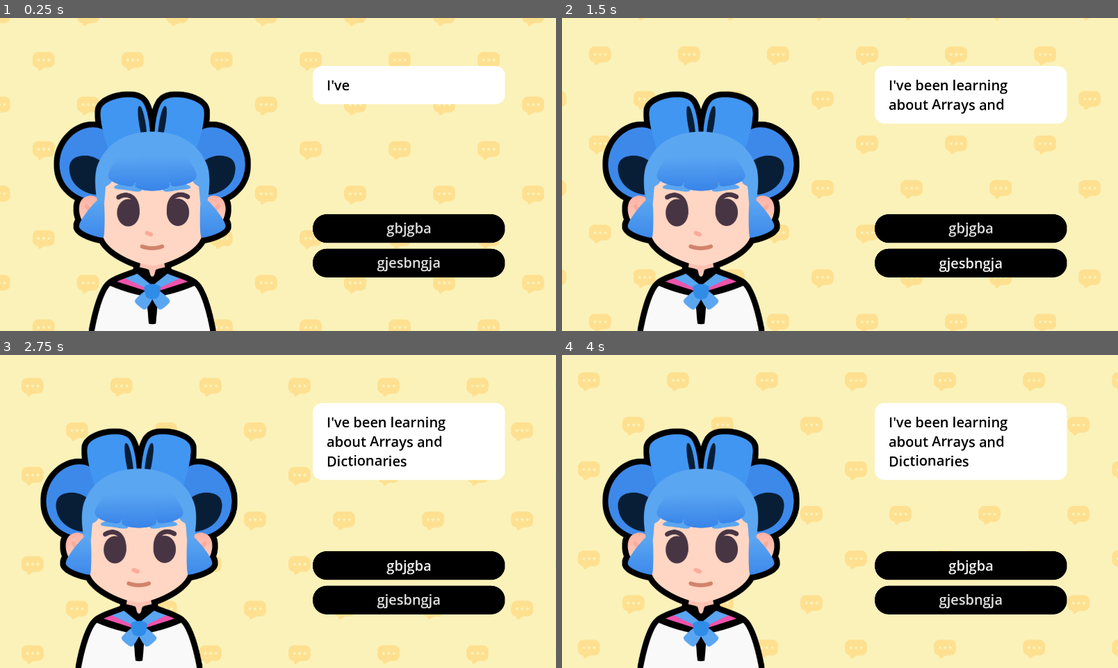
Above: before the commit, frames 1-4 (two rows, left to right).
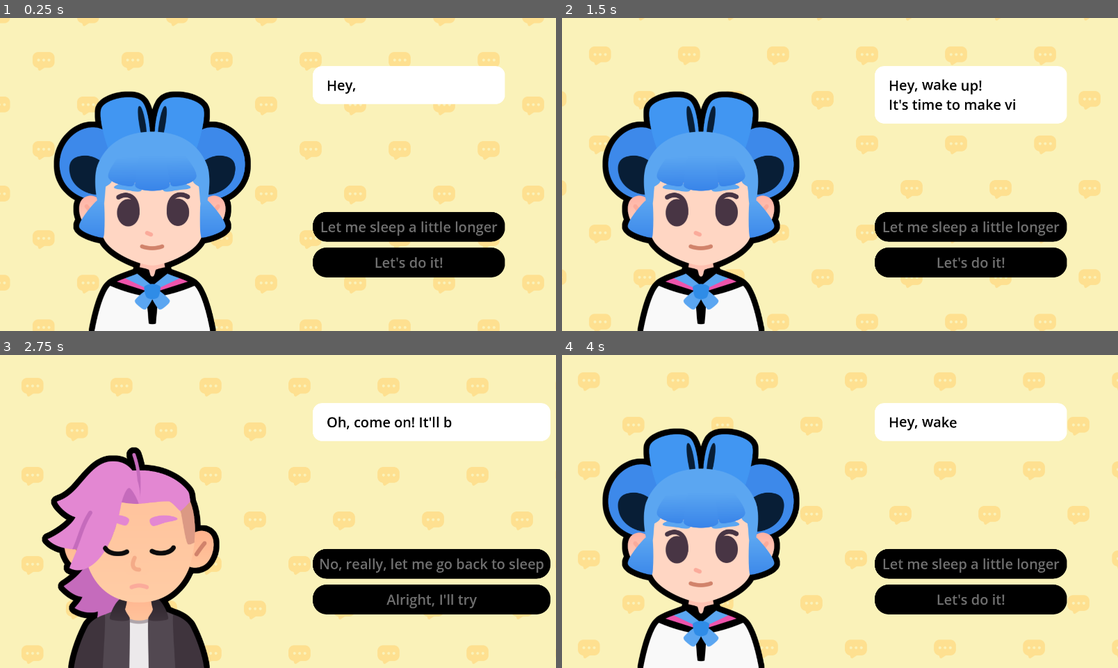
Above: after the commit, the same moments.

Repository: keliang5/2d-GameDev-Course
Game: Godot game, scene res://lessons/dialogue.tscn
The game is run twice, just before and just after one commit, with the same random seed, the same clock (stepped at 60 frames per second) and the same inputs. Sound files missing from this copy of the repository are replaced by a short silence.
Inputs (mouse positions are in pixels of both pictures, inside the frame that each line leads up to):
- Up to frame 1 (0.25 s): no input
- Up to frame 2 (1.5 s): click (973, 227) at 0.5 s, where only the run before the commit has a clickable "gbjgba"; click (973, 262) at 1.25 s, where only the run before the commit has a clickable "gjesbngja"
- Up to frame 3 (2.75 s): click (411, 564) at 2 s, where only the run after the commit has a clickable "Let me sleep a little longer"
- Up to frame 4 (4 s): click (973, 564) at 2.75 s, where only the run before the commit has a clickable "gbjgba"; click (995, 564) at 3.5 s, where only the run after the commit has a clickable "No, really, let me go back to…"

The runs differ from the first frame. In frame 1, 1.5% of the frame differs, in the area x 56-91%, y 19-82%; in frame 2, 2.3%; in frame 3, 28%, in the area x 7-99%, y 15-100%; in frame 4, 6.3%.

Commit message:
M8 L4 Complete

Diff:
--- a/M08.start_a_dialog_workbook/lessons/dialogue.gd
+++ b/M08.start_a_dialog_workbook/lessons/dialogue.gd
@@ -18,41 +18,38 @@
 var dialogue_items: Array[Dictionary] = [
 	{
 		"expression": expressions["regular"],
-		"text": "I've been learning about [wave]Arrays and Dictionaries[/wave]",
-		"character": bodies["sophia"]
+		"text": "[wave]Hey, wake up![/wave]\nIt's time to make video games.",
+		"character": bodies["sophia"],
+		"choices": {
+			"Let me sleep a little longer": 2,
+			"Let's do it!": 1,
+		},
 	},
 	{
-		"expression": expressions["regular"],
-		"text": "How has it been going?",
-		"character": bodies["pink"]
+		"expression": expressions["happy"],
+		"text": "Great! Your first task will be to write a [b]dialogue tree[/b].",
+		"character": bodies["sophia"],
+		"choices": {
+			"I will do my best": 3,
+			"No, let me go back to sleep": 2,
+		},
 	},
 	{
 		"expression": expressions["sad"],
-		"text": "... Well... it is a little bit [shake]complicated[/shake]!",
-		"character": bodies["sophia"]
-	},
-	{
-		"expression": expressions["sad"],
-		"text": "Oh!",
-		"character": bodies["pink"]
-	},
-	{
-		"expression": expressions["regular"],
-		"text": "I believe in you!",
-		"character": bodies["pink"]
+		"text": "Oh, come on! It'll be fun.",
+		"character": bodies["pink"],
+		"choices": {
+			"No, really, let me go back to sleep": 0,
+			"Alright, I'll try": 1,
+		},
 	},
 	{
 		"expression": expressions["happy"],
-		"text": "If you stick to it, you'll eventually make it!",
-		"character": bodies["pink"]
+		"text": "That's the spirit! [wave]You can do it![/wave]",
+		"character": bodies["pink"],
+		"choices": {"Okay! (Quit)": - 1},
 	},
-	{
-		"expression": expressions["happy"],
-		"text": "That's it! Let's [tornado freq=3.0][rainbow val=1.0]GOOOOOO!!![/rainbow][/tornado]",
-		"character": bodies["sophia"]
-	}
 ]
-
 
 ## UI element that shows the texts
 @onready var rich_text_label: RichTextLabel = %RichTextLabel
@@ -81,6 +78,7 @@
 	rich_text_label.text = current_item["text"]
 	expression_texture_rect.texture = current_item["expression"]
 	body.texture = current_item["character"]
+	create_buttons(current_item["choices"])
 
 	# We set the initial visible ratio to the text to 0, so we can change it in the tween
 	rich_text_label.visible_ratio = 0.0
@@ -106,7 +104,25 @@
 	# We animate the character sliding in.
 	slide_in()
 
+	for button:Button in action_buttons_v_box_container.get_children():
+		button.disabled = true
+	tween.finished.connect (func()-> void:
+		for  button: Button in action_buttons_v_box_container.get_children():
+			button.disabled = false
+		)
 
+func create_buttons(choices_data:Dictionary) -> void:
+	for button in action_buttons_v_box_container.get_children():
+		button.queue_free()
+	for choice_text in choices_data:
+		var button := Button.new()
+		action_buttons_v_box_container.add_child(button)
+		button.text = choice_text
+		var target_line_idx: int = choices_data[choice_text]
+		if target_line_idx == -1:
+			button.pressed.connect(get_tree().quit)
+		else:
+			button.pressed.connect(show_text.bind(target_line_idx))
 
 
 ## Animates the character when they start talking
--- a/M08.start_a_dialog_workbook/practices/L4.P1.populate_inventory/populate_inventory.gd
+++ b/M08.start_a_dialog_workbook/practices/L4.P1.populate_inventory/populate_inventory.gd
@@ -22,3 +22,6 @@
 		var button := InventorySlotButton.new()
 		# Assign the item's name and amount to the button properties.
 		# Don't forget to add the button to the grid container.
+		button.text = item_name
+		button.amount = items_list[item_name]
+		grid_container.add_child(button)
--- a/M08.start_a_dialog_workbook/practices/L4.P1.populate_inventory/populate_inventory.tscn
+++ b/M08.start_a_dialog_workbook/practices/L4.P1.populate_inventory/populate_inventory.tscn
@@ -1,16 +1,17 @@
-[gd_scene load_steps=4 format=3]
+[gd_scene load_steps=4 format=3 uid="uid://vx3dwke0lhio"]
 
-[ext_resource type="Material" path="res://assets/practice_background_material.tres" id="1_pn41q"]
-[ext_resource type="Script" path="res://practices/L4.P1.populate_inventory/populate_inventory.gd" id="2_hfvhq"]
-[ext_resource type="Theme" path="res://assets/practices/practices_theme.tres" id="3_usksj"]
+[ext_resource type="Material" uid="uid://dxrtaju87p2an" path="res://assets/practice_background_material.tres" id="1_pn41q"]
+[ext_resource type="Script" path="res://practices/L4.P1.populate_inventory/populate_inventory.gd" id="2_3msep"]
+[ext_resource type="Theme" uid="uid://qk3rjf73qo8w" path="res://assets/practices/practices_theme.tres" id="3_usksj"]
 
 [node name="PopulateInventory" type="ColorRect"]
 material = ExtResource("1_pn41q")
+anchors_preset = 15
 anchor_right = 1.0
 anchor_bottom = 1.0
 grow_horizontal = 2
 grow_vertical = 2
-script = ExtResource("2_hfvhq")
+script = ExtResource("2_3msep")
 
 [node name="CenterContainer" type="CenterContainer" parent="."]
 layout_mode = 1
--- a/M08.start_a_dialog_workbook/practices/L4.P2.equip_item/equip_item.gd
+++ b/M08.start_a_dialog_workbook/practices/L4.P2.equip_item/equip_item.gd
@@ -29,6 +29,7 @@
 		button.text = item_name
 		grid_container.add_child(button)
 		# Connect the button here. Don't forget to use .bind()!
+		button.pressed.connect(display_item.bind(item_name))
 
 
 # Displays an item. The text parameter is the name of the item.
--- a/M08.start_a_dialog_workbook/practices/L4.P2.equip_item/equip_item.tscn
+++ b/M08.start_a_dialog_workbook/practices/L4.P2.equip_item/equip_item.tscn
@@ -1,11 +1,12 @@
-[gd_scene load_steps=4 format=3]
+[gd_scene load_steps=4 format=3 uid="uid://xsoddrnnpk8a"]
 
-[ext_resource type="Material" path="res://assets/practice_background_material.tres" id="1_5m25d"]
+[ext_resource type="Material" uid="uid://dxrtaju87p2an" path="res://assets/practice_background_material.tres" id="1_5m25d"]
 [ext_resource type="Script" path="res://practices/L4.P2.equip_item/equip_item.gd" id="2_0mnvi"]
-[ext_resource type="Theme" path="res://assets/practices/practices_theme.tres" id="3_uisjr"]
+[ext_resource type="Theme" uid="uid://qk3rjf73qo8w" path="res://assets/practices/practices_theme.tres" id="3_uisjr"]
 
 [node name="EquipItems" type="ColorRect"]
 material = ExtResource("1_5m25d")
+anchors_preset = 15
 anchor_right = 1.0
 anchor_bottom = 1.0
 grow_horizontal = 2
